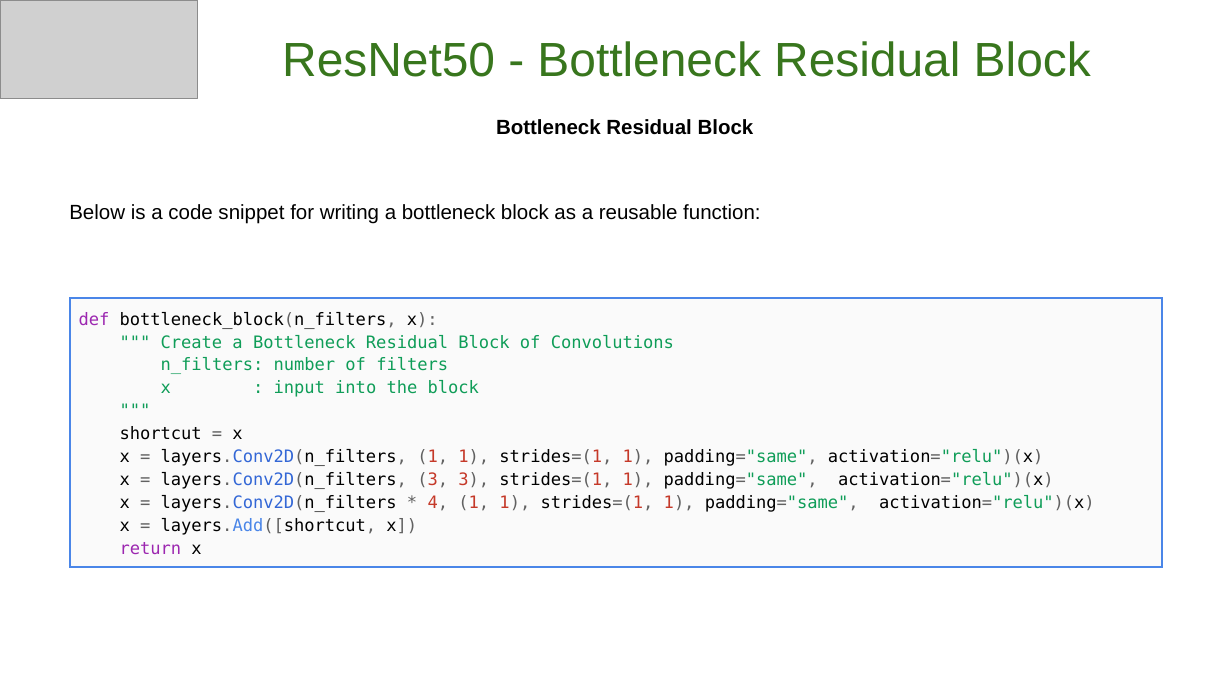
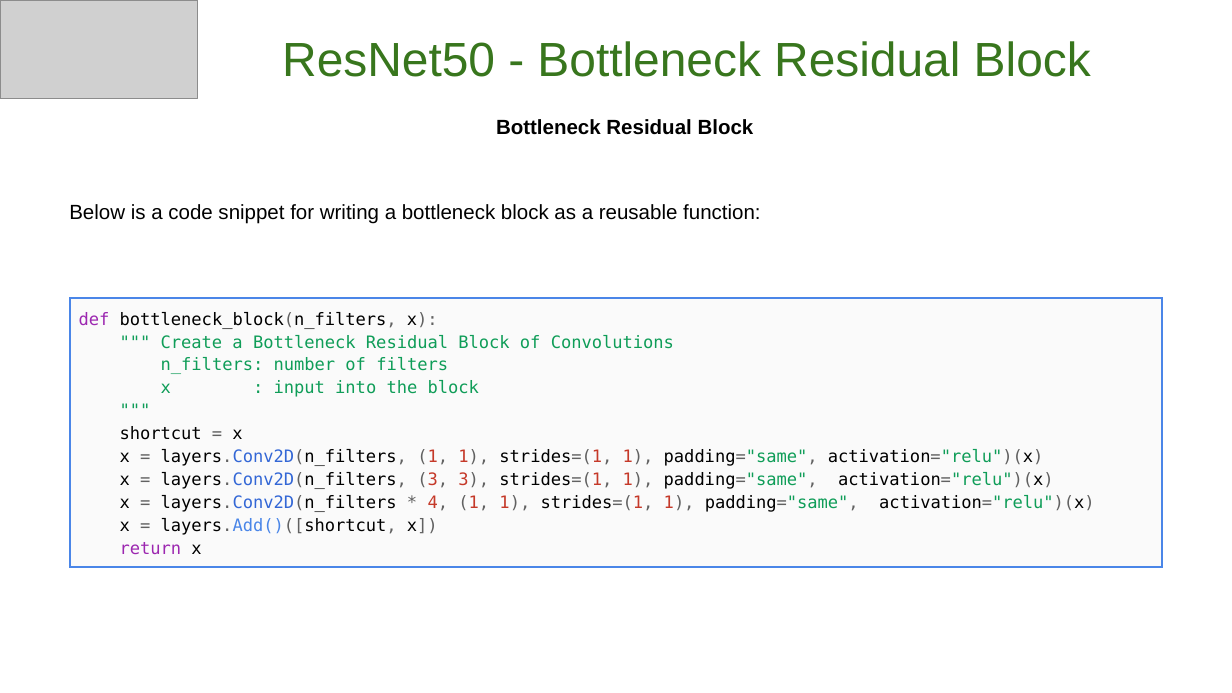
Before and after one commit to GoogleCloudPlatform/keras-idiomatic-programmer, a slide deck: slide 32 of books/deep-learning-design-patterns/Workshops/Novice/Deep Learning Design Patterns - Workshop - Chapter II.pptx. Drawn at 1232x693 pixels with LibreOffice and Linux fonts; fonts in the diff are those of the drawing; grey boxes stand for pictures. Boxes give left, top, right and bottom in pixels: in the first picture for what was removed or moved away, otherwise in the second. Text is boxed around its words. In the diff, an @@ line names an element or a change of style, - is before the commit and + after.

```diff
--- a/books/deep-learning-design-patterns/Workshops/Novice/Deep Learning Design Patterns - Workshop - Chapter II.pptx
+++ b/books/deep-learning-design-patterns/Workshops/Novice/Deep Learning Design Patterns - Workshop - Chapter II.pptx
@@ table at [70, 298, 1162, 693] @@
@@ row 1, column 1: "def bottleneck_block(n_filters, x): / """ Create a Bottleneck Residual Block of Convolutions / n_filters: number of filters / x : input into the block / """ / shortcut = x / x = layers.Conv2D(n_filters, (1, 1), strides=(1, 1), padding="same", activation="relu")(x) / x = layers.Conv2D(n_filters, (3, 3), strides=(1, 1), padding="same", activation="relu")(x) / x = layers.Conv2D(n_filters * 4, (1, 1), strides=(1, 1), padding="same", activation="relu")(x) / x = layers.Add([shortcut, x]) / return x" to "def bottleneck_block(n_filters, x): / """ Create a Bottleneck Residual Block of Convolutions / n_filters: number of filters / x : input into the block / """ / shortcut = x / x = layers.Conv2D(n_filters, (1, 1), strides=(1, 1), padding="same", activation="relu")(x) / x = layers.Conv2D(n_filters, (3, 3), strides=(1, 1), padding="same", activation="relu")(x) / x = layers.Conv2D(n_filters * 4, (1, 1), strides=(1, 1), padding="same", activation="relu")(x) / x = layers.Add()([shortcut, x]) / return x" @@
```
Also in this commit, not shown: 4 other slides changed.
